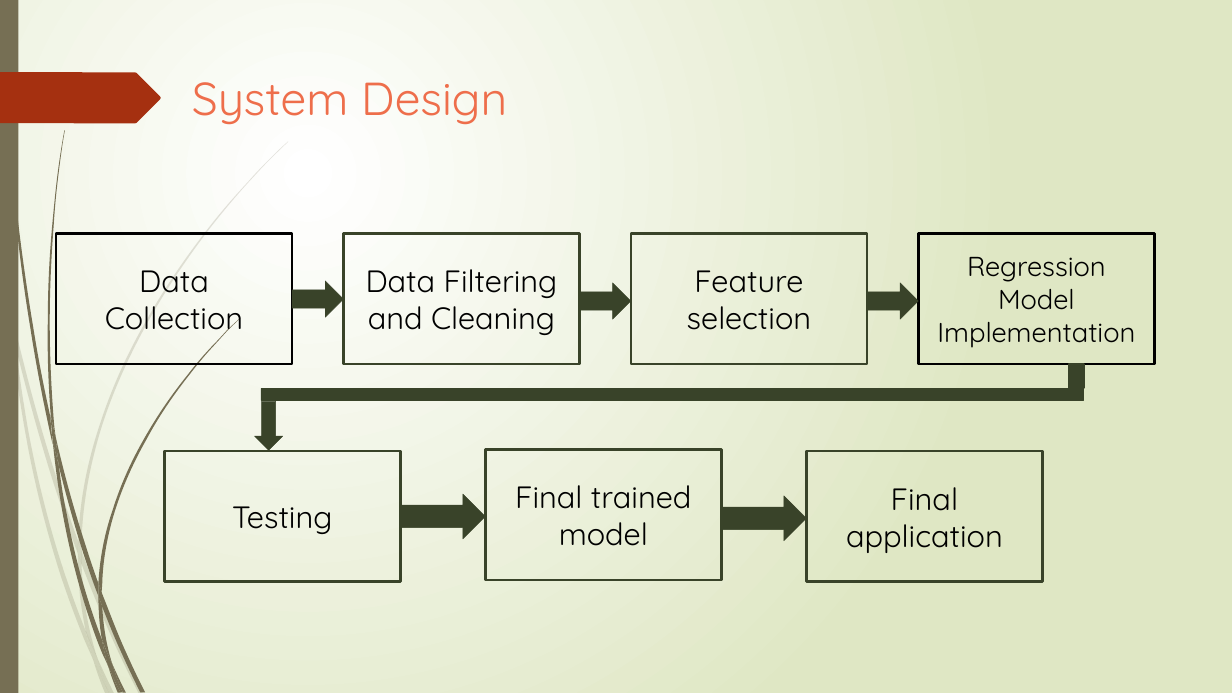
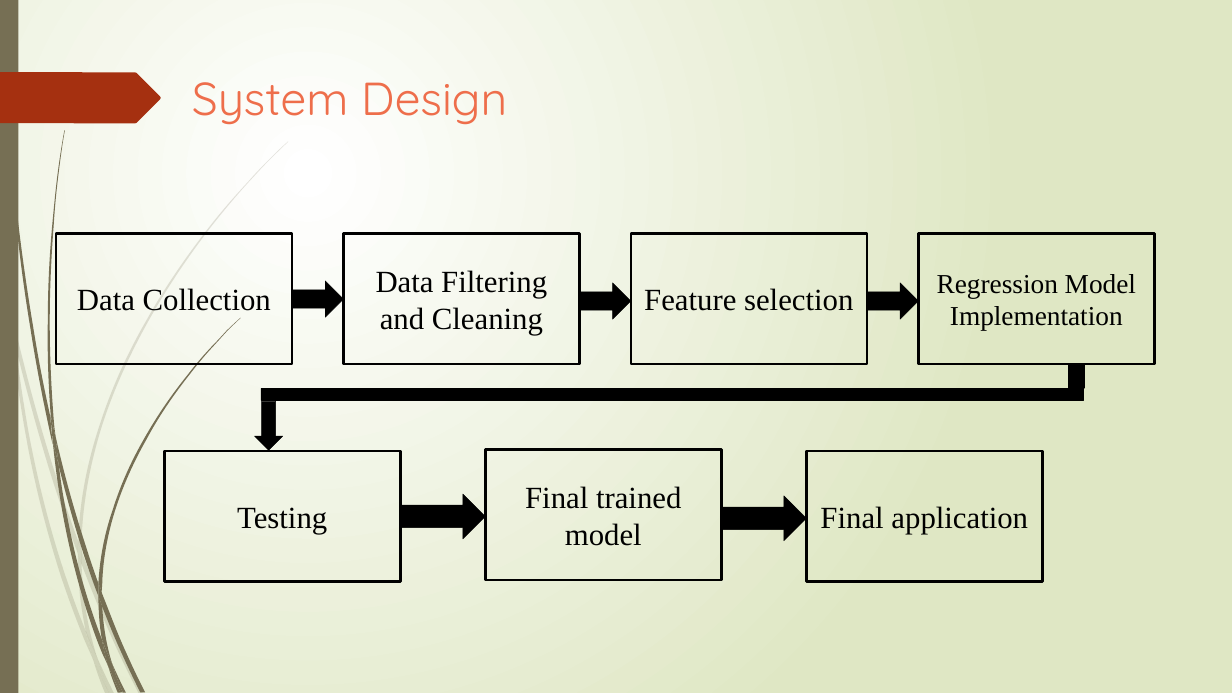
Before and after one commit to NavaneethVijay/vtuproject, a slide deck: slide 6 of second phase seminar.pptx. Drawn at 1232x693 pixels with LibreOffice and Linux fonts; fonts in the diff are those of the drawing. Boxes give left, top, right and bottom in pixels: in the first picture for what was removed or moved away, otherwise in the second. Text is boxed around its words. In the diff, an @@ line names an element or a change of style, - is before the commit and + after.

```diff
--- a/second phase seminar.pptx
+++ b/second phase seminar.pptx
@@ rectangle "Data Collection" at box(55, 233, 292, 363): font Quicksand to Times New Roman @@
@@ rectangle "Regression Model Implementation" at box(918, 233, 1154, 363): font Quicksand to Times New Roman @@
@@ fill #39432A to #000000; outline #39432A 0.25 pt to #000000 0.25 pt in 7 elements at box(292, 281, 344, 318), box(579, 283, 631, 320), box(867, 283, 919, 320), box(400, 494, 485, 538), box(721, 495, 806, 540), box(255, 402, 283, 451), box(261, 388, 1083, 400) @@
@@ rectangle at box(1069, 363, 1084, 388): fill #39432A to #000000; outline #39432A 1.25 pt to #000000 1.25 pt @@
@@ font Quicksand to Times New Roman; outline #39432A 1.5 pt to #000000 1.5 pt in 5 elements at box(344, 233, 580, 363), box(631, 233, 867, 363), box(164, 451, 400, 582), box(485, 450, 722, 580), box(807, 451, 1044, 582) @@
```
Also in this commit, not shown: 3 other slides changed, 11 other files.
